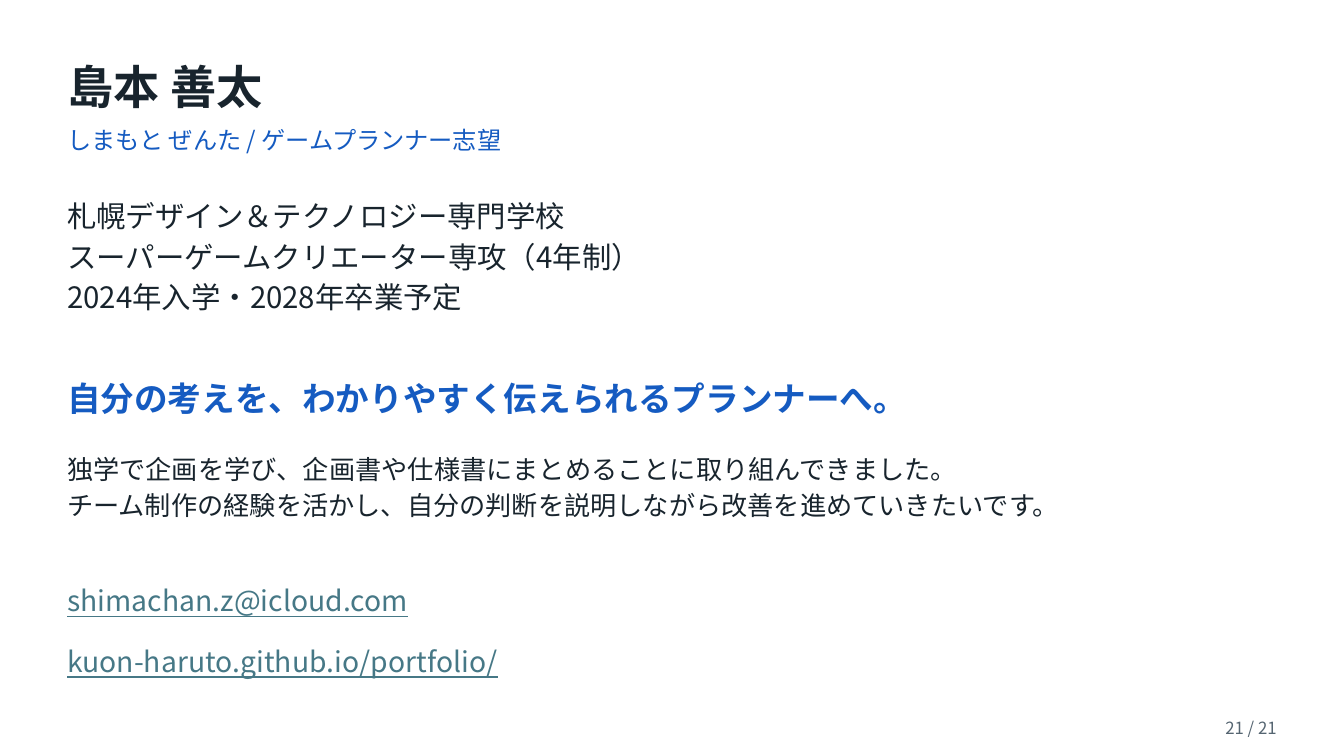
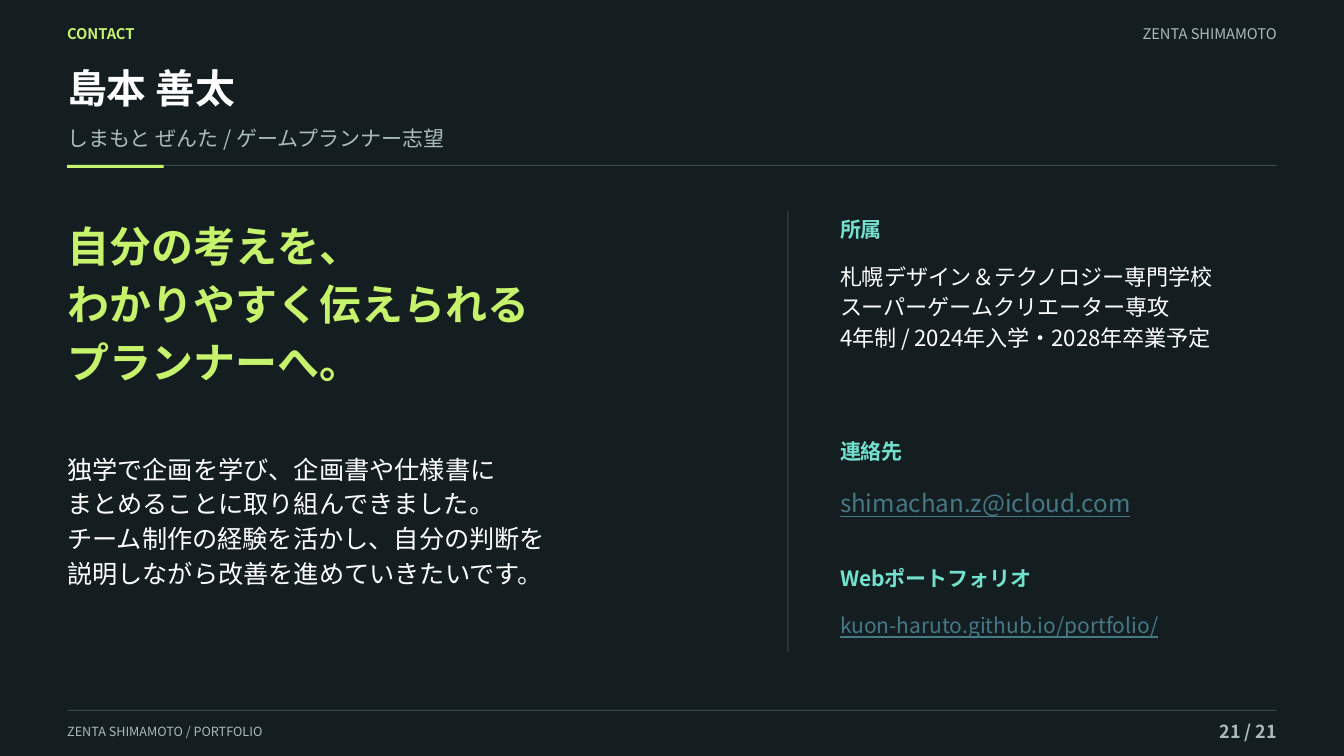
Before and after one commit to kuon-haruto/portfolio, a slide deck: slide 21 of documents/portfolio/島本善太_ポートフォリオ.pptx. Drawn at 1344x756 pixels with LibreOffice and Linux fonts; fonts in the diff are those of the drawing. Boxes give left, top, right and bottom in pixels: in the first picture for what was removed or moved away, otherwise in the second. Text is boxed around its words. In the diff, an @@ line names an element or a change of style, - is before the commit and + after.

```diff
--- a/documents/portfolio/島本善太_ポートフォリオ.pptx
+++ b/documents/portfolio/島本善太_ポートフォリオ.pptx
@@ background #FFFFFF to #141E20 @@
@@ text added at bbox=[67, 28, 134, 39], 10.5 pt, text #C6F36B, bold @@
+CONTACT
@@ text added at bbox=[1143, 28, 1277, 39], 10.5 pt, text #AABBBE @@
+ZENTA SHIMAMOTO
@@ text "島本 善太" at bbox=[67, 69, 236, 107]: size 33 to 28.5 pt, text colour #18242D to #FFFFFF @@
@@ text "しまもと ぜんた / ゲームプランナー志望" at bbox=[67, 128, 444, 148]: size 17.2 to 15 pt, text colour #155BC1 to #AABBBE @@
@@ rectangle added at bbox=[68, 165, 1277, 166], fill #3A4B4D @@
@@ rectangle added at bbox=[68, 165, 164, 168], fill #C6F36B @@
@@ text at bbox=[67, 226, 529, 381]: text changed; size 24 to 30 pt; text colour #155BC1 to #C6F36B @@
-自分の考えを、わかりやすく伝えられるプランナーへ。
+自分の考えを、
+わかりやすく伝えられる
+プランナーへ。
@@ rectangle added at bbox=[787, 211, 788, 652], fill #3A4B4D @@
@@ text added at bbox=[840, 219, 882, 239], 15 pt, text #72E2CF, bold @@
+所属
@@ text at bbox=[840, 266, 1213, 287]: size 21 to 15.8 pt, text colour #18242D to #FFFFFF in "札幌デザイン＆テクノロジー専門学校" @@
@@ text "札幌デザイン＆テクノロジー専門学校": place and size @@
-text "札幌デザイン＆テクノロジー専門学校" at bbox=[67, 202, 641, 311]
+text "札幌デザイン＆テクノロジー専門学校" at bbox=[840, 266, 1213, 348]
@@ text at bbox=[840, 296, 1211, 348]: text changed; size 21 to 15.8 pt; text colour #18242D to #FFFFFF @@
-スーパーゲームクリエーター専攻（4年制）
-2024年入学・2028年卒業予定
+スーパーゲームクリエーター専攻
+4年制 / 2024年入学・2028年卒業予定
@@ text added at bbox=[840, 441, 903, 461], 15 pt, text #72E2CF, bold @@
+連絡先
@@ text at bbox=[67, 457, 545, 585]: text changed; size 18.8 to 18 pt; text colour #18242D to #FFFFFF @@
-独学で企画を学び、企画書や仕様書にまとめることに取り組んできました。
-チーム制作の経験を活かし、自分の判断を説明しながら改善を進めていきたいです。
+独学で企画を学び、企画書や仕様書に
+まとめることに取り組んできました。
+チーム制作の経験を活かし、自分の判断を
+説明しながら改善を進めていきたいです。
@@ text "shimachan.z@icloud.com": place and size @@
-text "shimachan.z@icloud.com" at bbox=[67, 588, 408, 617]
+text "shimachan.z@icloud.com" at bbox=[840, 493, 1131, 517]
@@ text "shimachan.z@icloud.com" at bbox=[840, 493, 1131, 517]: size 20.2 to 17.2 pt @@
@@ text added at bbox=[840, 568, 1032, 588], 15 pt, text #72E2CF, bold @@
+Webポートフォリオ
@@ text "kuon-haruto.github.io/portfolio/": place and size @@
-text "kuon-haruto.github.io/portfolio/" at bbox=[67, 649, 497, 679]
+text "kuon-haruto.github.io/portfolio/" at bbox=[840, 616, 1158, 638]
@@ text "kuon-haruto.github.io/portfolio/" at bbox=[840, 616, 1158, 638]: size 20.2 to 15 pt @@
@@ rectangle added at bbox=[68, 710, 1277, 711], fill #3A4B4D @@
@@ text "21 / 21" at bbox=[1220, 724, 1277, 738]: size 12 to 12.8 pt, text colour #556571 to #AABBBE, bold on @@
@@ text added at bbox=[67, 726, 263, 736], 9 pt, text #AABBBE @@
+ZENTA SHIMAMOTO / PORTFOLIO
```
Also in this commit, not shown: 20 other slides changed, 3 other files.
